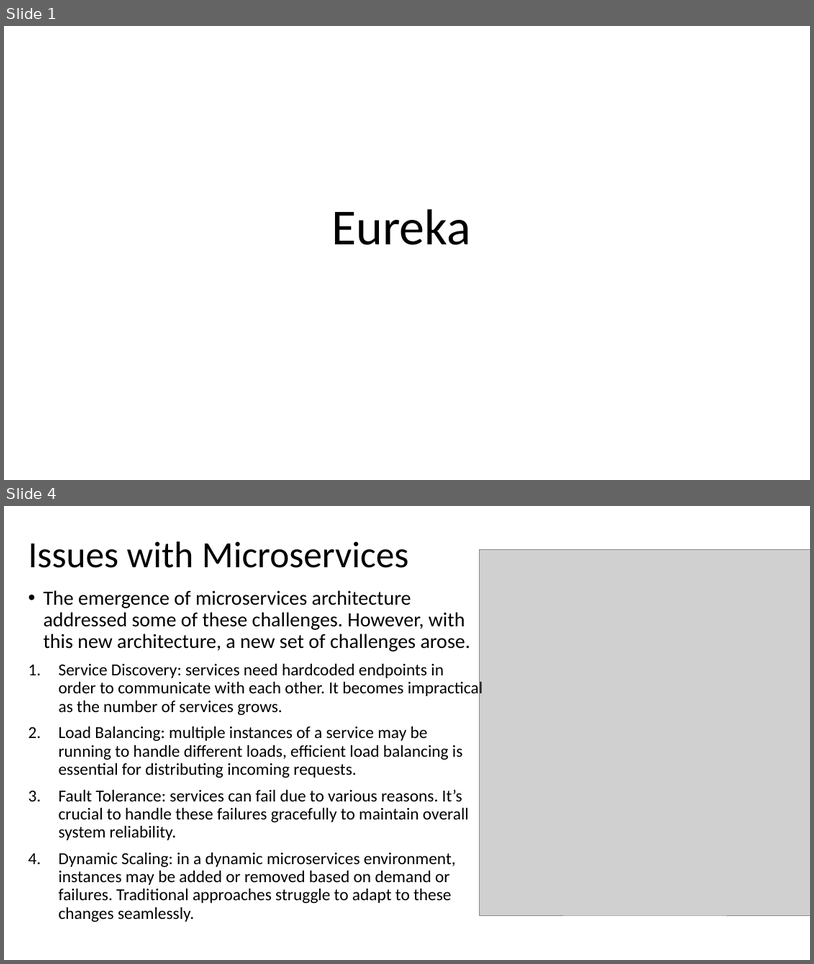
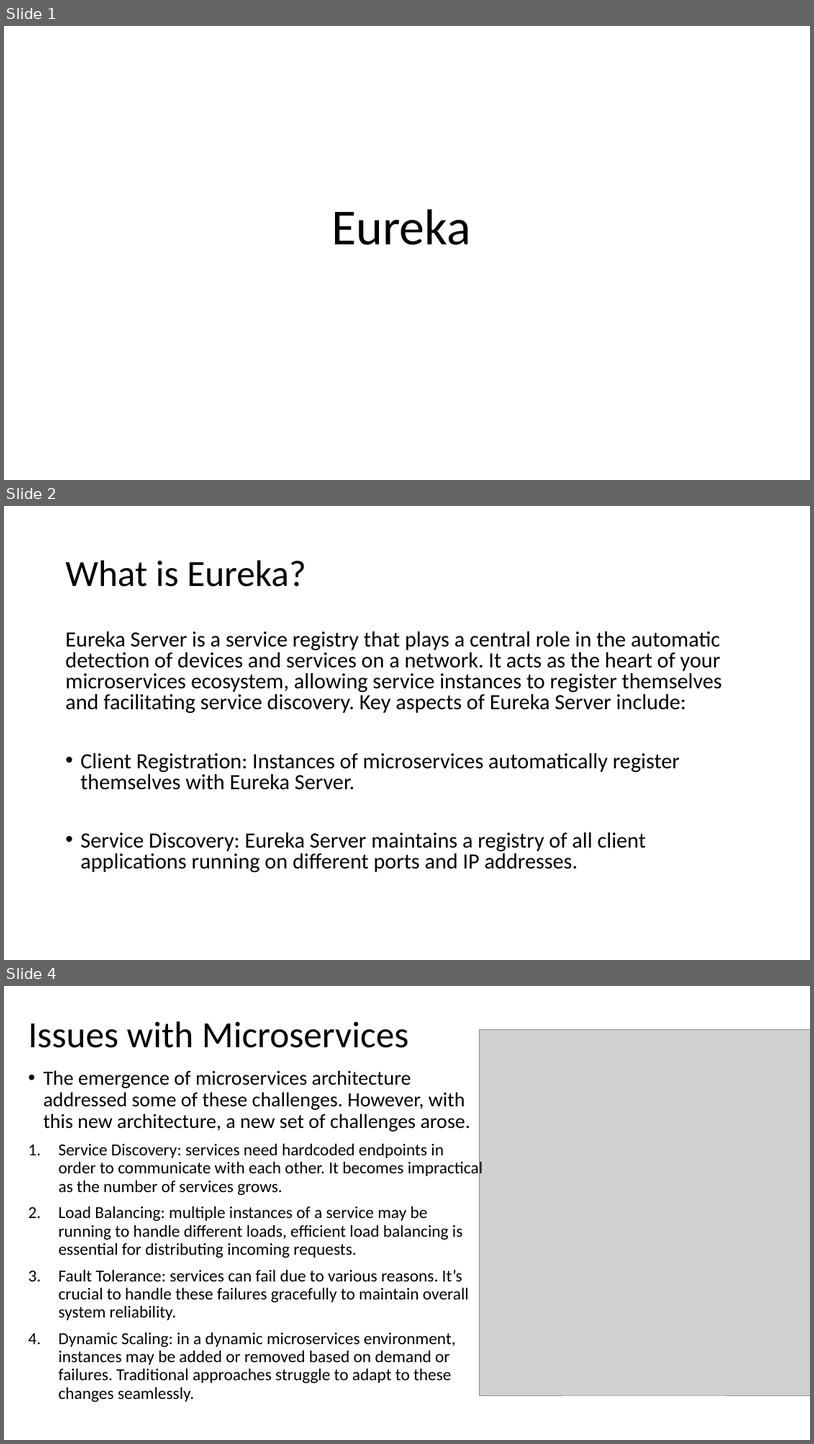
Before and after one commit to tamir303/EurekaSpringBootExample, a slide deck: Eureka.pptx. Shown one above the other, each under a label of ours: slides 1 and 4 before the commit, slides 1, 2 and 4 after it; the slides between them are not shown. The pictures are 814x964 and 814x1444 pixels, drawn with LibreOffice and Linux fonts; fonts in the diff are those of the drawing; grey boxes stand for pictures. Boxes give left, top, right and bottom in pixels: in the first picture for what was removed or moved away, otherwise in the second. Text is boxed around its words. In the diff, an @@ line names an element or a change of style, - is before the commit and + after.

```diff
--- a/Eureka.pptx
+++ b/Eureka.pptx
@@ slide 2 added at (4, 506, 810, 960), background #FFFFFF @@
@@ title added at (65, 560, 306, 587), 44 pt, text #000000 @@
+What is Eureka?
@@ text added at (65, 631, 723, 872), 25.9 pt, text #000000 @@
+Eureka Server is a service registry that plays a central role in the automatic detection of devices and services on a network. It acts as the heart of your microservices ecosystem, allowing service instances to register themselves and facilitating service discovery. Key aspects of Eureka Server include:
+• Client Registration: Instances of microservices automatically register themselves with Eureka Server.
+• Service Discovery: Eureka Server maintains a registry of all client applications running on different ports and IP addresses.
```
Also in this commit, not shown: 1 slide changed, 1 slide removed.
